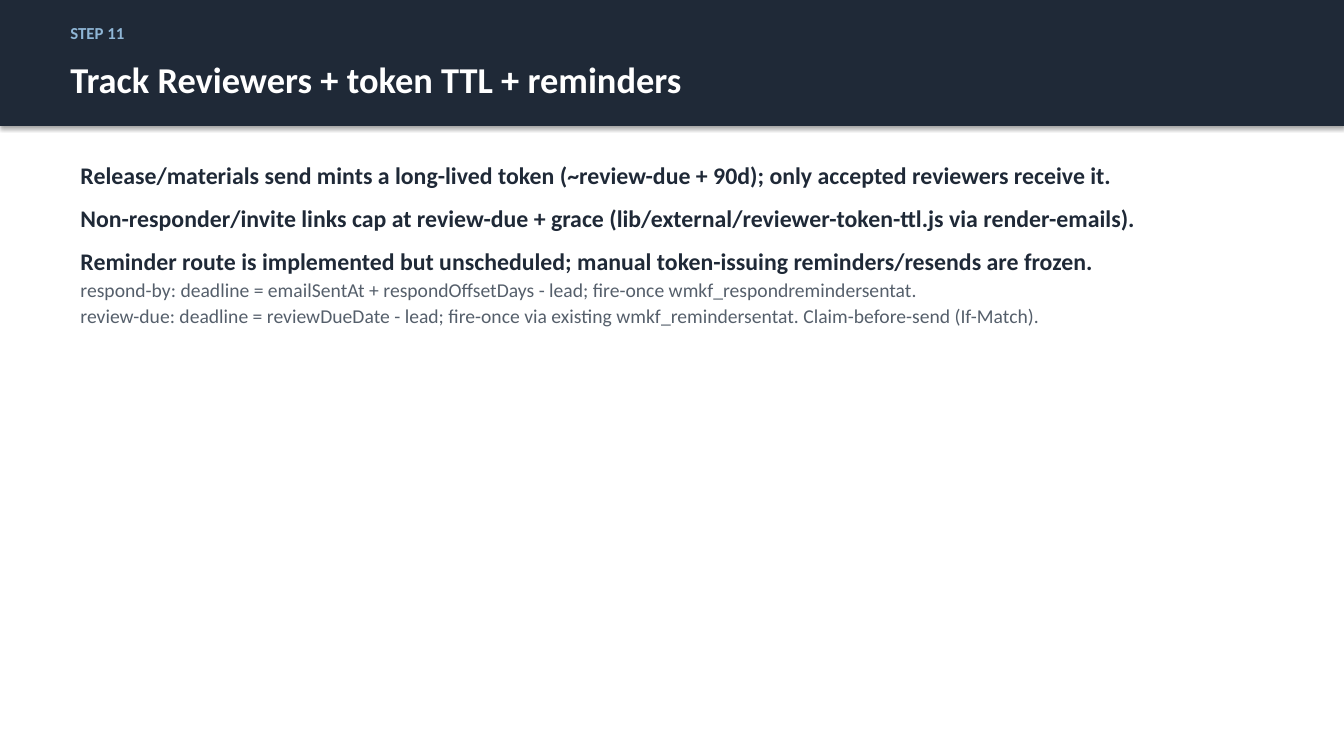
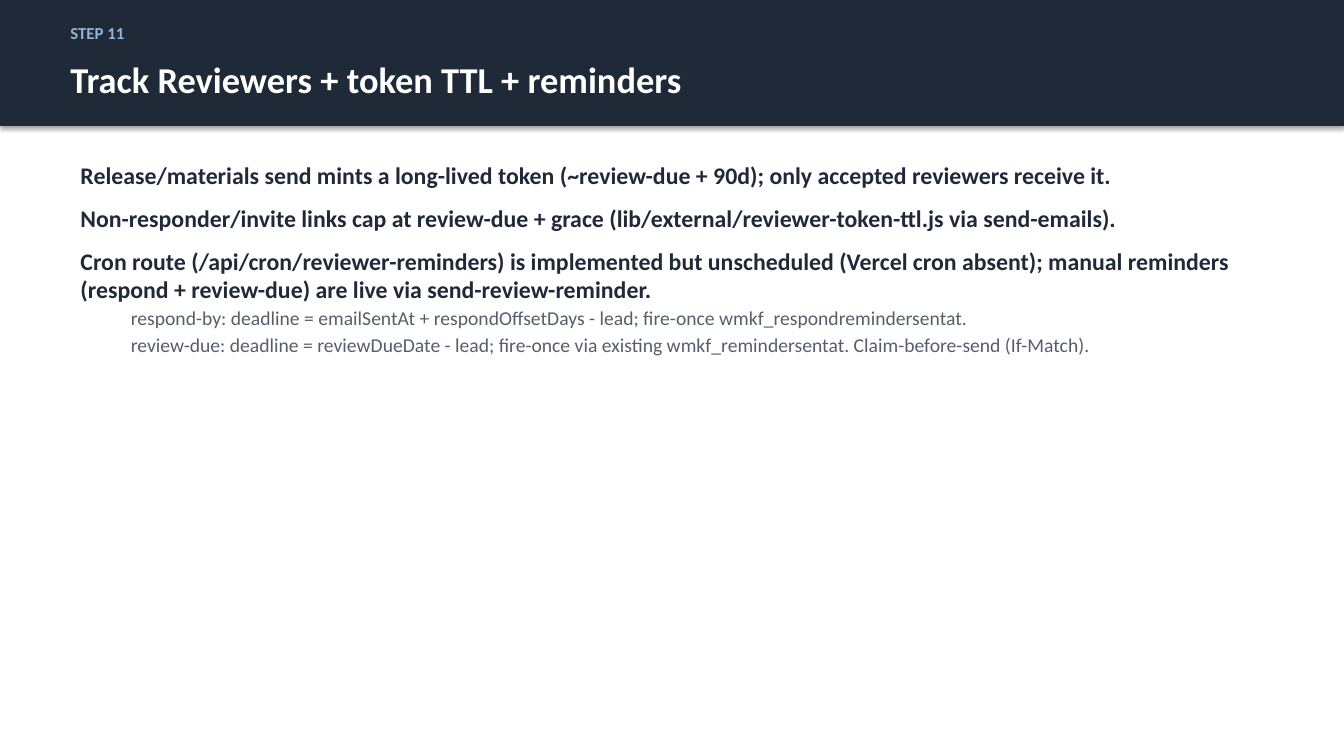
Before and after one commit to justingallivan/wmkf-research-apps, a slide deck: slide 22 of docs/onboarding/Workbench_Onboarding_Technical.pptx. Drawn at 1344x756 pixels with LibreOffice and Linux fonts; fonts in the diff are those of the drawing. Boxes give left, top, right and bottom in pixels: in the first picture for what was removed or moved away, otherwise in the second. Text is boxed around its words. In the diff, an @@ line names an element or a change of style, - is before the commit and + after.

```diff
--- a/docs/onboarding/Workbench_Onboarding_Technical.pptx
+++ b/docs/onboarding/Workbench_Onboarding_Technical.pptx
@@ text at <box>80,209,1229,302</box>: text changed @@
-Non-responder/invite links cap at review-due + grace (lib/external/reviewer-token-ttl.js via render-emails).
-Reminder route is implemented but unscheduled; manual token-issuing reminders/resends are frozen.
+Non-responder/invite links cap at review-due + grace (lib/external/reviewer-token-ttl.js via send-emails).
+Cron route (/api/cron/reviewer-reminders) is implemented but unscheduled (Vercel cron absent); manual reminders (respond + review-due) are live via send-review-reminder.
@@ text at <box>131,311,1089,356</box>: indent changed @@
```
Also in this commit, not shown: 14 other slides changed, 4 other files.
